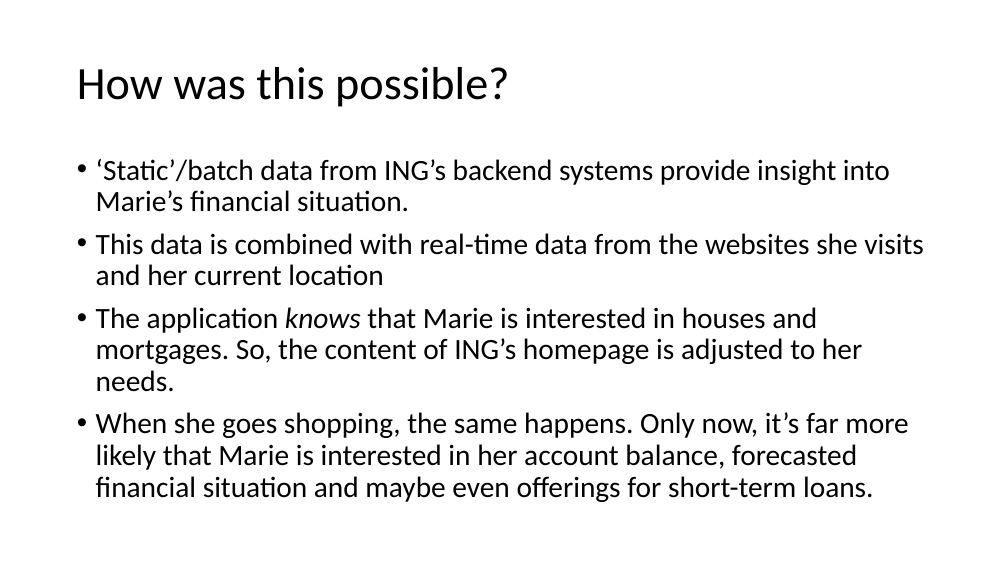
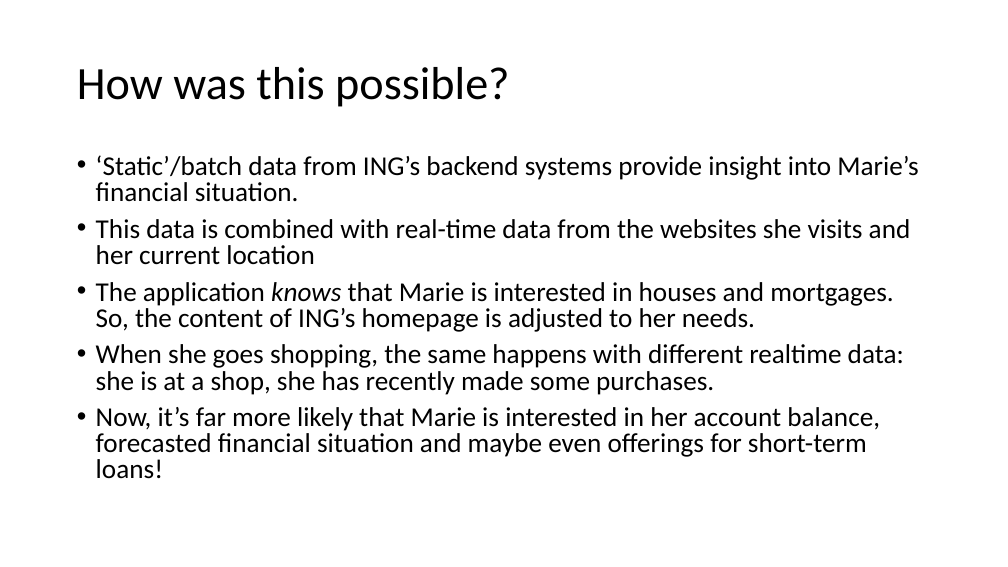
Before and after one commit to geerdink/fast-data, a slide deck: slide 4 of presentation/SparkING.pptx. Drawn at 1008x567 pixels with LibreOffice and Linux fonts; fonts in the diff are those of the drawing. Boxes give left, top, right and bottom in pixels: in the first picture for what was removed or moved away, otherwise in the second. Text is boxed around its words. In the diff, an @@ line names an element or a change of style, - is before the commit and + after.

Commit message:
updated presentation

```diff
--- a/presentation/SparkING.pptx
+++ b/presentation/SparkING.pptx
@@ text at [96, 155, 918, 332]: size 28 to 25.9 pt in "‘Static’/batch data from ING’s backend systems provide ...", "This data is combined with real-time data ...", "The application knows that Marie is interested ..."; line spacing 0.9 to 0.8 @@
@@ text at [96, 344, 904, 479]: text changed; size 28 to 25.9 pt @@
-• When she goes shopping, the same happens. Only now, it’s far more likely that Marie is interested in her account balance, forecasted financial situation and maybe even offerings for short-term loans.
+• When she goes shopping, the same happens with different realtime data: she is at a shop, she has recently made some purchases.
+• Now, it’s far more likely that Marie is interested in her account balance, forecasted financial situation and maybe even offerings for short-term loans!
```
Also in this commit, not shown: 3 other slides changed, 3 slides added, 1 slide removed.
